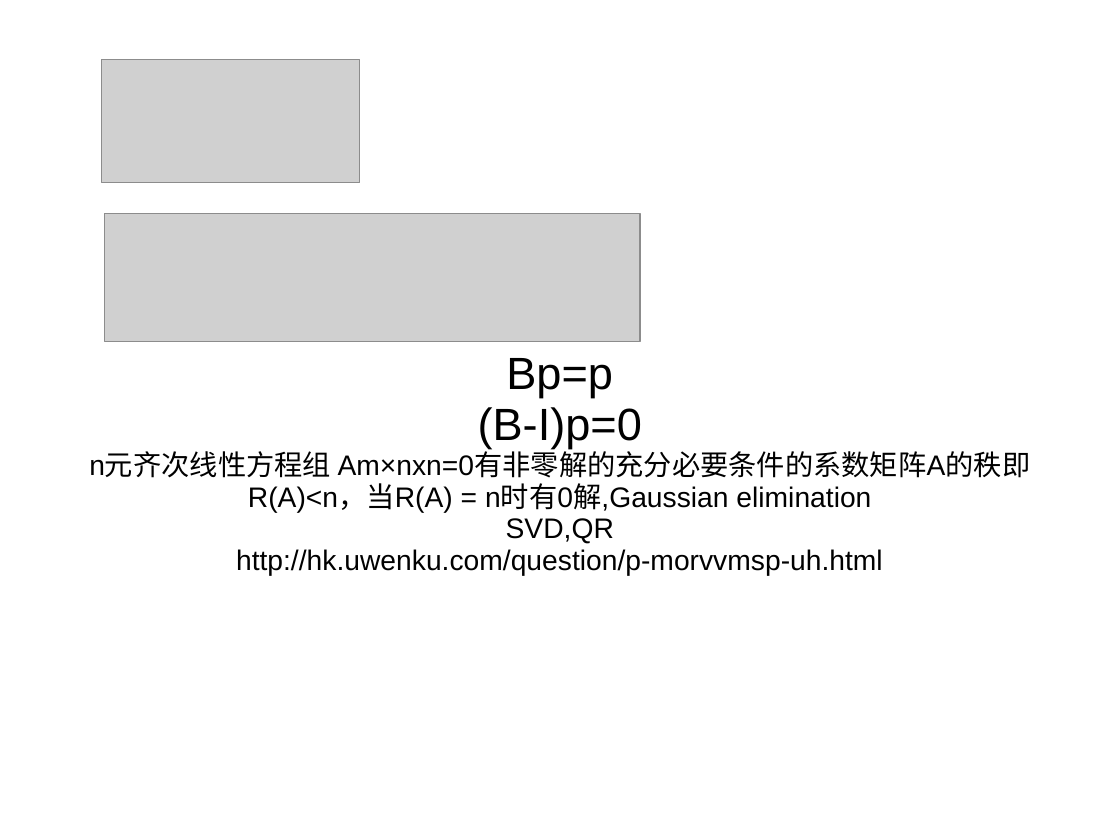
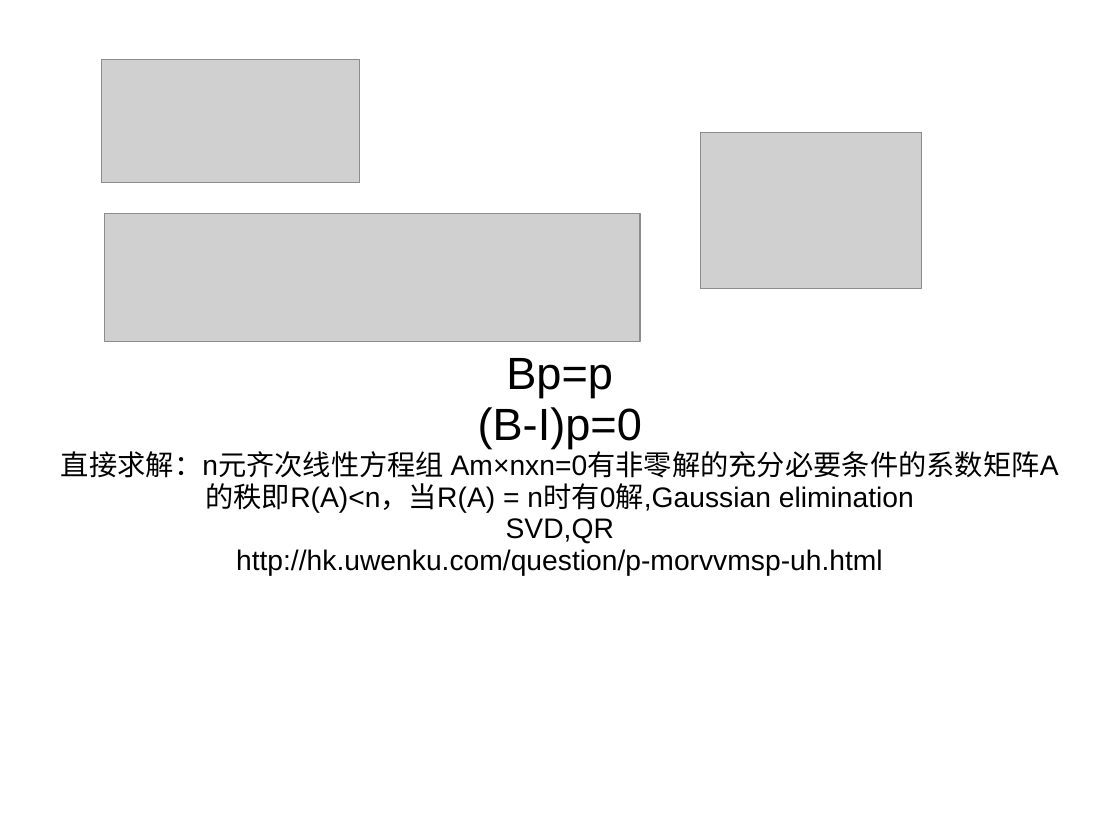
Before and after one commit to GarfieldF/RL_Course-slides_hw, a slide deck: slide 14 of DAY1/lecture1.ppt (slide 11 before the commit). Drawn at 1120x840 pixels with LibreOffice and Linux fonts; fonts in the diff are those of the drawing; grey boxes stand for pictures. Boxes give left, top, right and bottom in pixels: in the first picture for what was removed or moved away, otherwise in the second. Text is boxed around its words. In the diff, an @@ line names an element or a change of style, - is before the commit and + after.

```diff
--- a/DAY1/lecture1.ppt
+++ b/DAY1/lecture1.ppt
@@ picture added at [701,132,922,289] @@
@@ text at [61,451,1059,513]: text changed @@
-n元齐次线性方程组 Am×nxn=0有非零解的充分必要条件的系数矩阵A的秩即R(A)<n，当R(A) = n时有0解,Gaussian elimination
+直接求解：n元齐次线性方程组 Am×nxn=0有非零解的充分必要条件的系数矩阵A的秩即R(A)<n，当R(A) = n时有0解,Gaussian elimination
```
Also in this commit, not shown: 9 other slides changed, 6 slides added, 1 slide removed.
